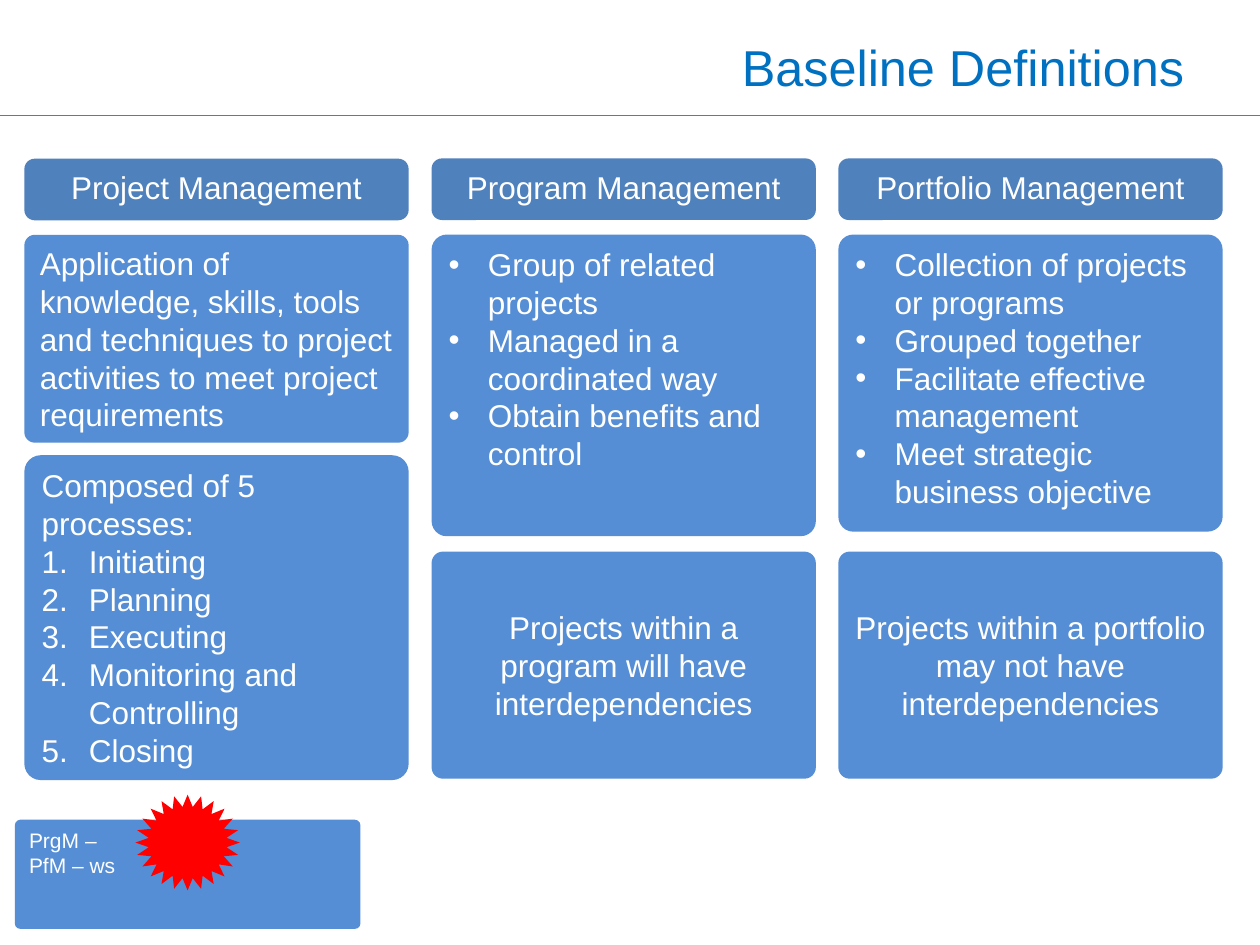
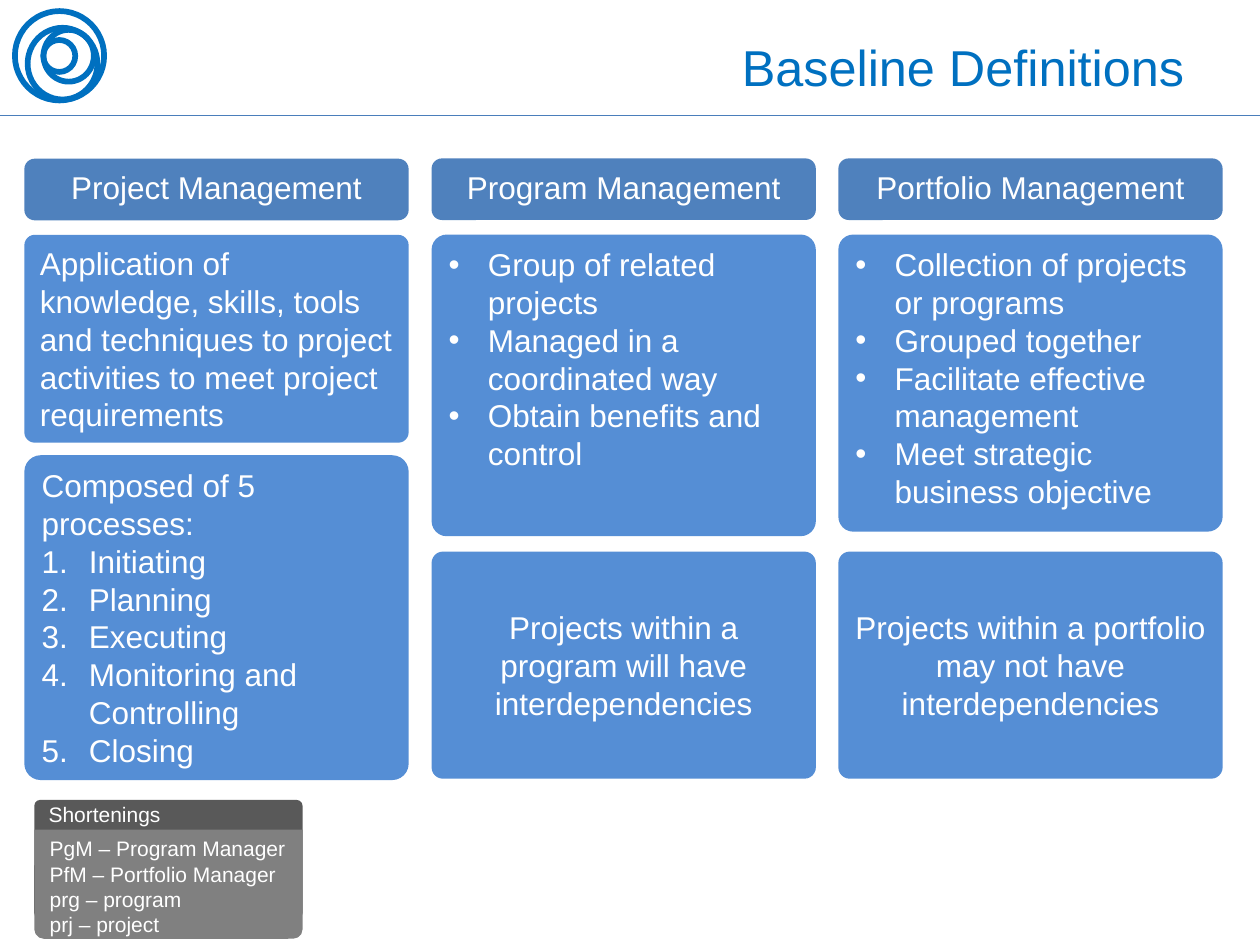
Before and after one commit to OleksiyRudenko/_under-development, a slide deck: slide 4 of PM.overview/PMBoK 5 Brief Overview -- Oleksiy Rudenko -- 150412.pptx. Drawn at 1260x945 pixels with LibreOffice and Linux fonts; fonts in the diff are those of the drawing. Boxes give left, top, right and bottom in pixels: in the first picture for what was removed or moved away, otherwise in the second. Text is boxed around its words. In the diff, an @@ line names an element or a change of style, - is before the commit and + after.

```diff
--- a/PM.overview/PMBoK 5 Brief Overview -- Oleksiy Rudenko -- 150412.pptx
+++ b/PM.overview/PMBoK 5 Brief Overview -- Oleksiy Rudenko -- 150412.pptx
@@ group added at <box>15,11,105,101</box>: 4 ellipses @@
@@ rounded rectangle added at <box>34,800,302,919</box>, fill #595959, 12 pt, text #FFFFFF @@
+Shortenings
@@ star removed at <box>135,795,239,891</box> @@
@@ round same rect "PgM – Program Manager": place and size @@
-round same rect "PgM – Program Manager" at <box>15,820,360,930</box>
+round same rect "PgM – Program Manager" at <box>34,829,302,939</box>
@@ round same rect "PgM – Program Manager" at <box>34,829,302,939</box>: rounded rectangle to round same rect; fill #558ED5 to #808080 @@
@@ text in round same rect at <box>50,841,285,937</box>: text changed @@
-PrgM –
-PfM – ws
+PgM – Program Manager
+PfM – Portfolio Manager
+prg – program
+prj – project
```
Also in this commit, not shown: 15 other slides changed, 1 slide added, 1 slide removed, 1 other file.
